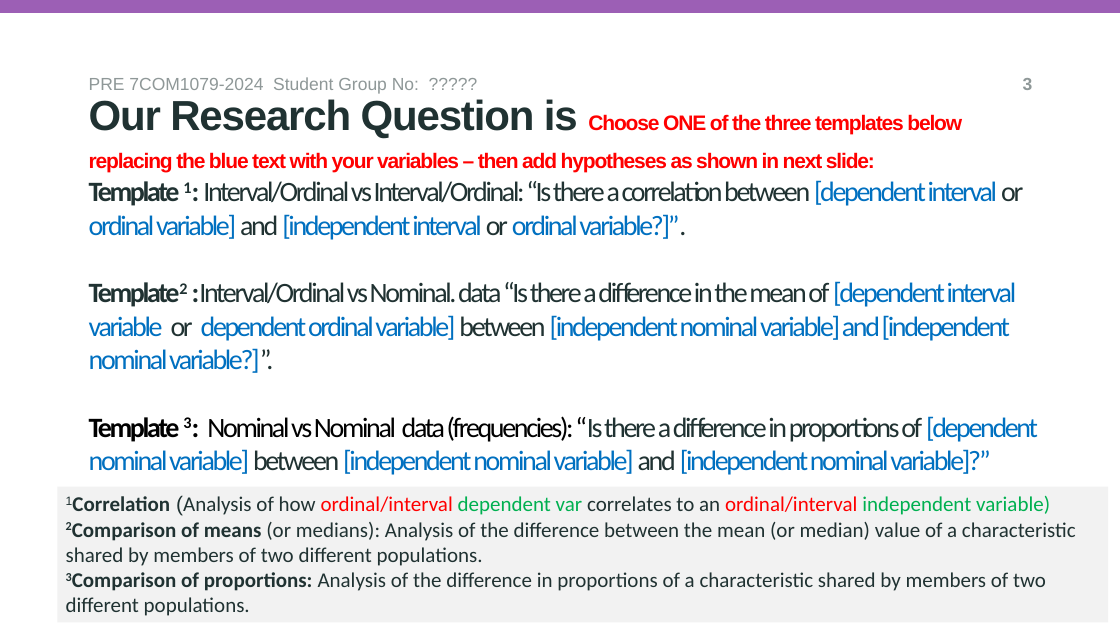
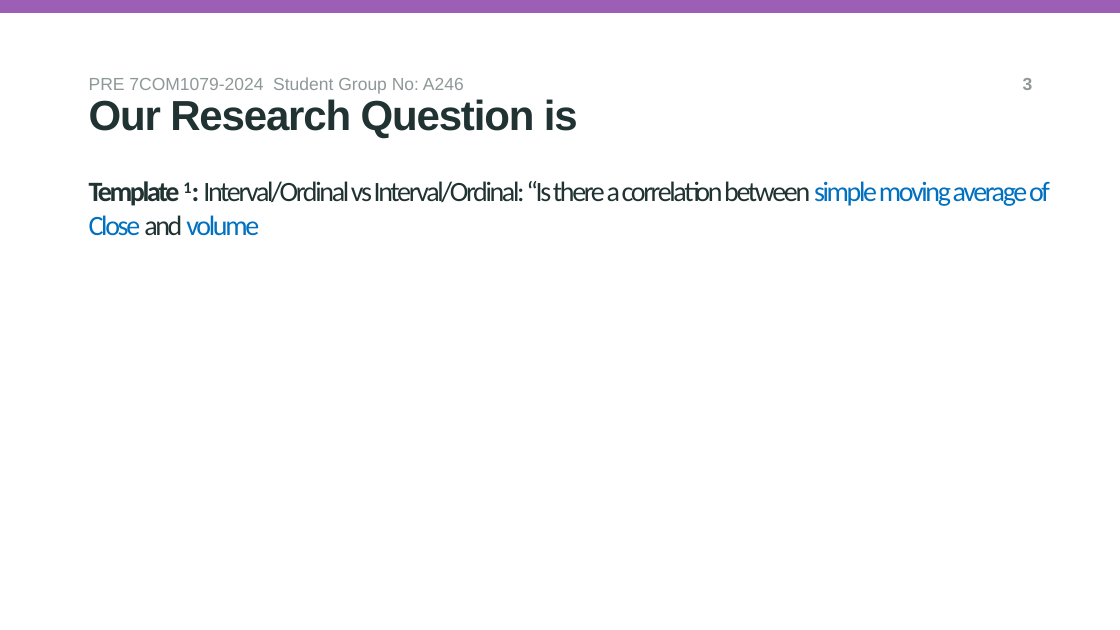
Before and after one commit to aa24abf/A246_7COM1079, a slide deck: slide 5 of reseach_question_presentation_template.pptx. Drawn at 1120x630 pixels with LibreOffice and Linux fonts; fonts in the diff are those of the drawing; background and template pictures are left out. Boxes give left, top, right and bottom in pixels: in the first picture for what was removed or moved away, otherwise in the second. Text is boxed around its words. In the diff, an @@ line names an element or a change of style, - is before the commit and + after.

Commit message:
Research PPT template - john

```diff
--- a/reseach_question_presentation_template.pptx
+++ b/reseach_question_presentation_template.pptx
@@ text at (89, 77, 464, 94): text changed @@
-PRE 7COM1079-2024 Student Group No: ?????
+PRE 7COM1079-2024 Student Group No: A246
@@ subtitle at (89, 99, 578, 139): text changed; size 18 to 36 pt; text colour #FF0000 to #203232 @@
-Our Research Question is Choose ONE of the three templates below replacing the blue text with your variables – then add hypotheses as shown in next slide:
+Our Research Question is
@@ title at (89, 181, 1050, 236): text changed; text colour #0070C0 to #203232 @@
-Template 1: Interval/Ordinal vs Interval/Ordinal: “Is there a correlation between [dependent interval or ordinal variable] and [independent interval or ordinal variable?]”.
-Template2 :Interval/Ordinal vs Nominal. data “Is there a difference in the mean of [dependent interval variable or dependent ordinal variable] between [independent nominal variable] and [independent nominal variable?]”.
-Template 3: Nominal vs Nominal data (frequencies): “Is there a difference in proportions of [dependent nominal variable] between [independent nominal variable] and [independent nominal variable]?”
+Template 1: Interval/Ordinal vs Interval/Ordinal: “Is there a correlation between simple moving average of Close and volume
@@ rectangle removed at (57, 486, 1108, 623) @@
-1Correlation (Analysis of how ordinal/interval dependent var correlates to an ordinal/interval independent variable)
-2Comparison of means (or medians): Analysis of the difference between the mean (or median) value of a characteristic shared by members of two different populations.
-3Comparison of proportions: Analysis of the difference in proportions of a characteristic shared by members of two different populations.
```
Also in this commit, not shown: 5 other slides changed.
